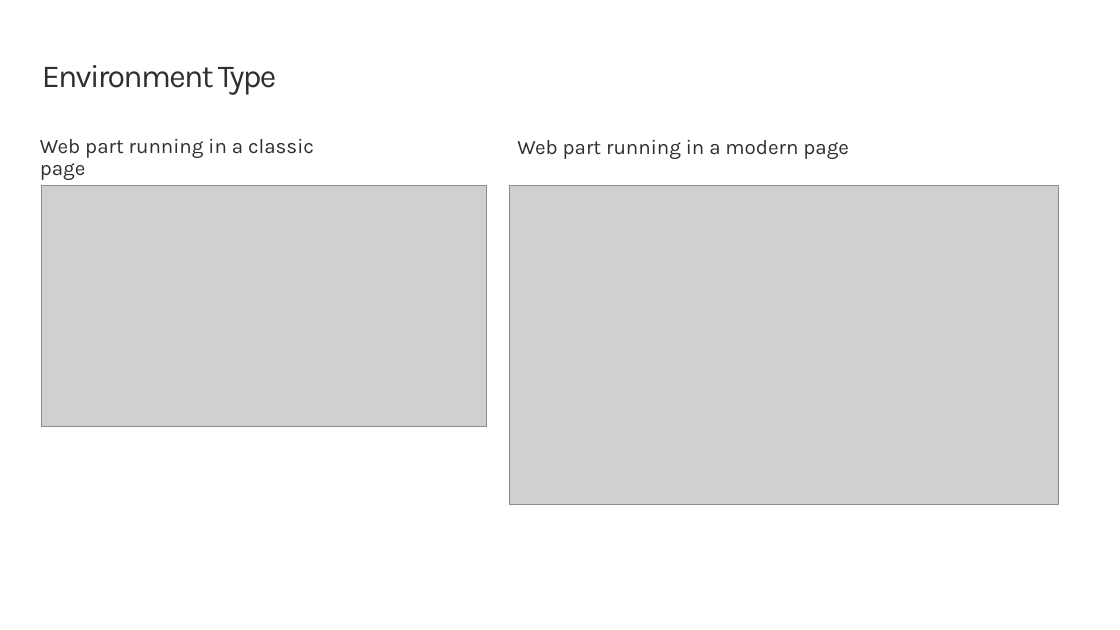
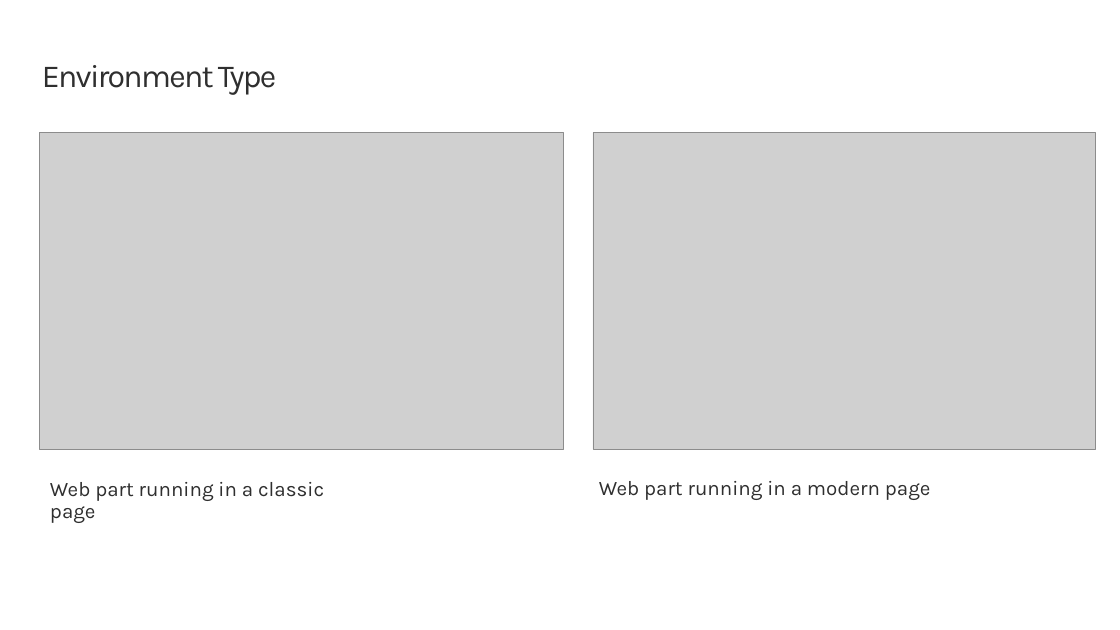
Before and after one commit to renahorton218/SharePoint-spfx-web-parts, a slide deck: slide 13 of 03-spfxapi.pptx. Drawn at 1120x630 pixels with LibreOffice and Linux fonts; fonts in the diff are those of the drawing; grey boxes stand for pictures; background and template pictures are left out. Boxes give left, top, right and bottom in pixels: in the first picture for what was removed or moved away, otherwise in the second. Text is boxed around its words. In the diff, an @@ line names an element or a change of style, - is before the commit and + after.

```diff
--- a/03-spfxapi.pptx
+++ b/03-spfxapi.pptx
@@ picture resized from (x1=42, y1=186, x2=487, y2=427) to (x1=40, y1=133, x2=564, y2=449) @@
@@ picture resized from (x1=509, y1=186, x2=1058, y2=506) to (x1=593, y1=133, x2=1095, y2=449) @@
@@ text "Web part running in a ..." moved from (x1=40, y1=139, x2=314, y2=180) to (x1=50, y1=482, x2=324, y2=523) @@
@@ text "Web part running in a ..." moved from (x1=517, y1=140, x2=849, y2=159) to (x1=599, y1=481, x2=931, y2=500) @@
```
Also in this commit, not shown: 6 other slides changed, 42 other files.
